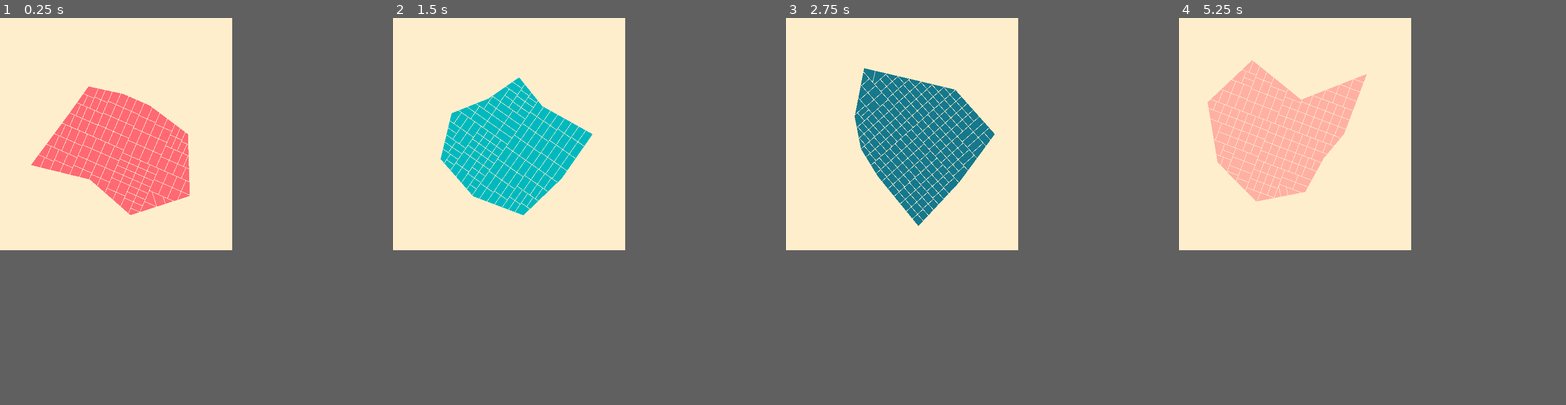
Above: before the commit, frames 1-4 (left to right).
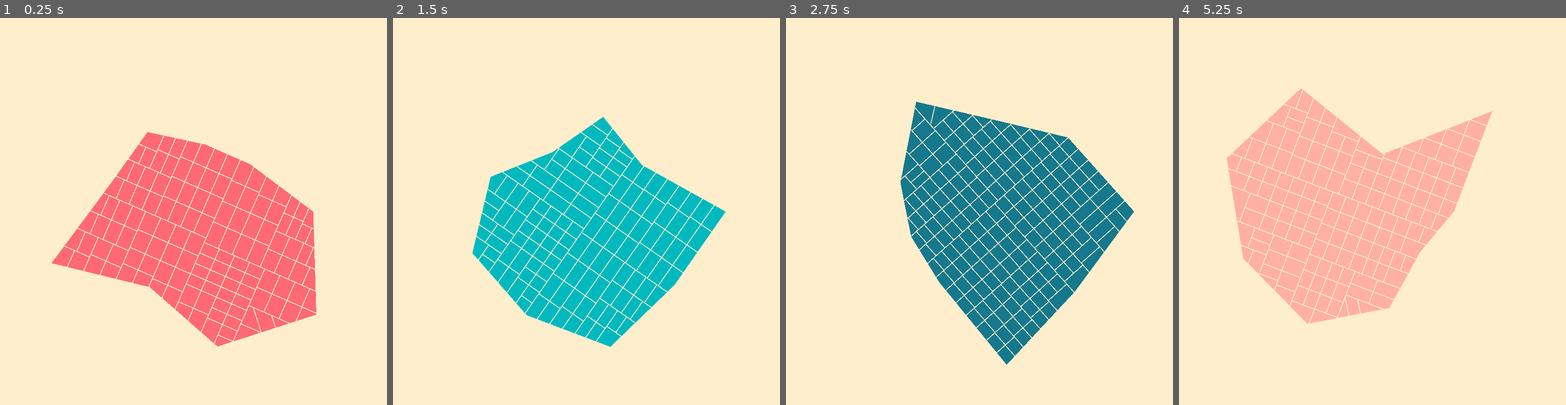
Above: after the commit, the same moments.

Repository: stavguo/obb-parcelling
Game: Godot game, scene res://citygen.tscn
Same seed, same stepped clock (60 frames per second), same inputs: the game is played once before the commit and once after it.
Inputs:
- Up to frame 1 (0.25 s): no input
- Up to frame 2 (1.5 s): tap Enter at 0.5 s; hold R (regenerate) 0.53-1.28 s; tap Space at 1.25 s; tap R (regenerate) at 1.35 s
- Up to frame 3 (2.75 s): tap Enter at 2 s; hold R (regenerate) from 2.03 s (still down)
- Up to frame 4 (5.25 s): tap Space at 2.75, 4.25 s; release R (regenerate) at 2.78 s; tap R (regenerate) at 2.85, 4.35 s; tap Enter at 3.5 s; hold R (regenerate) 3.53-4.28 s; hold R (regenerate) from 5.03 s (still down)
The window is 480x480 before the commit and 800x800 after it. Grey fills any space a smaller window leaves; there, only what the larger window draws over its background counts as a difference.

The runs differ from the first frame. In frame 1, 23% of the frame differs, in the area x 8-82%, y 17-85%; in frame 2, 24%, in the area x 12-86%, y 15-85%; in frame 3, 23%; in frame 4, 22%.

Commit message:
updated README

Diff:
--- a/project.godot
+++ b/project.godot
@@ -23,7 +23,8 @@
 
 window/size/viewport_width=480
 window/size/viewport_height=480
-window/size/mode=2
+window/size/window_width_override=960
+window/size/window_height_override=960
 window/stretch/mode="canvas_items"
 
 [input]
Binary file added: example.png
Not shown, added: example.png.import
Not shown, changed: README.md
